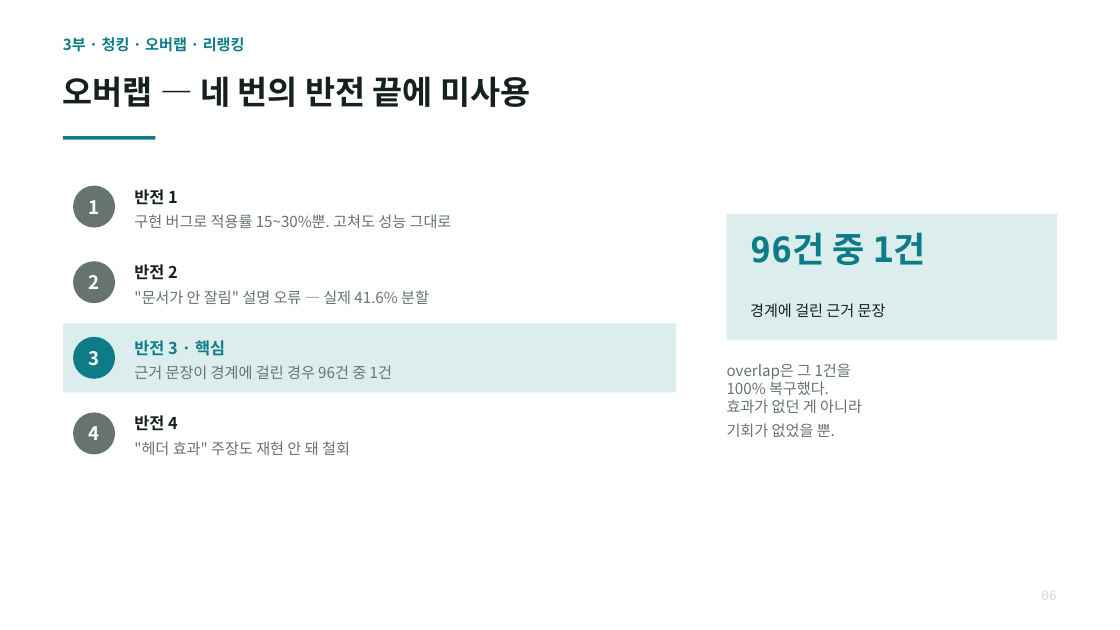
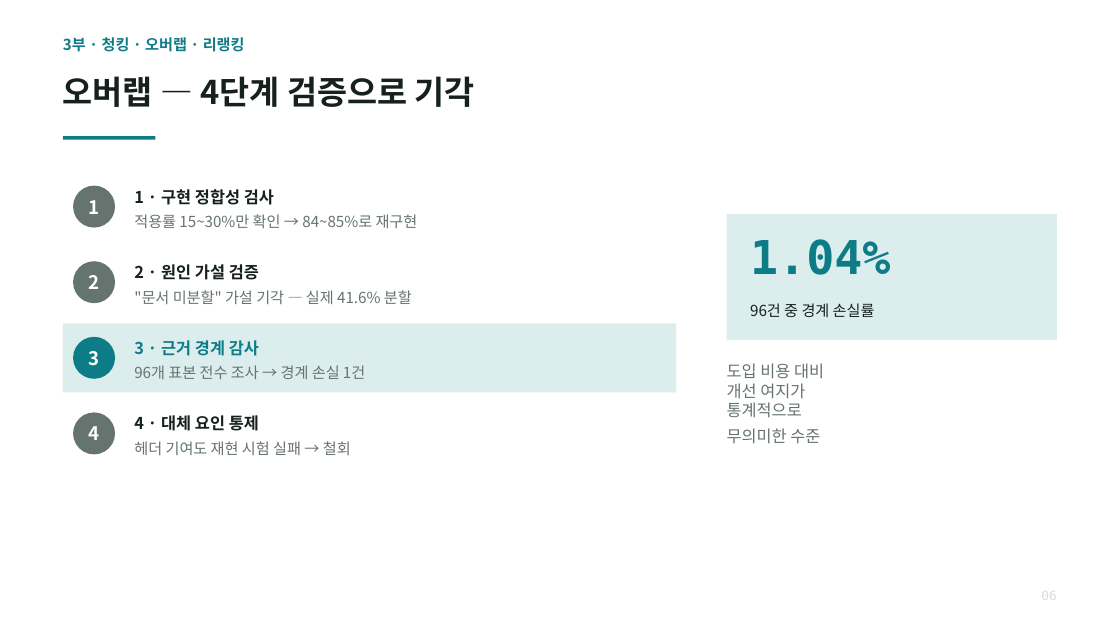
Before and after one commit to SeongHuni/Kumoh_SE_Mentoring_Bot, a slide deck: slide 7 of docs/SE챗봇_RAG_최종발표.pptx. Drawn at 1120x630 pixels with LibreOffice and Linux fonts; fonts in the diff are those of the drawing. Boxes give left, top, right and bottom in pixels: in the first picture for what was removed or moved away, otherwise in the second. Text is boxed around its words. In the diff, an @@ line names an element or a change of style, - is before the commit and + after.

```diff
--- a/docs/SE챗봇_RAG_최종발표.pptx
+++ b/docs/SE챗봇_RAG_최종발표.pptx
@@ text at (63,76,475,107): text changed @@
-오버랩 — 네 번의 반전 끝에 미사용
+오버랩 — 4단계 검증으로 기각
@@ text at (134,189,418,228): text changed @@
-반전 1
-구현 버그로 적용률 15~30%뿐. 고쳐도 성능 그대로
+1 · 구현 정합성 검사
+적용률 15~30%만 확인 → 84~85%로 재구현
@@ text at (750,239,890,275): text changed; size 30 to 40 pt @@
-96건 중 1건
+1.04%
@@ text at (134,264,412,304): text changed @@
-반전 2
-"문서가 안 잘림" 설명 오류 — 실제 41.6% 분할
+2 · 원인 가설 검증
+"문서 미분할" 가설 기각 — 실제 41.6% 분할
@@ text at (750,303,875,317): text changed @@
-경계에 걸린 근거 문장
+96건 중 경계 손실률
@@ text at (134,340,365,379): text changed @@
-반전 3 · 핵심
-근거 문장이 경계에 걸린 경우 96건 중 1건
+3 · 근거 경계 감사
+96개 표본 전수 조사 → 경계 손실 1건
@@ text at (727,363,824,444): text changed; size 13 to 14 pt @@
-overlap은 그 1건을
-100% 복구했다.
-효과가 없던 게 아니라
-기회가 없었을 뿐.
+도입 비용 대비
+개선 여지가
+통계적으로
+무의미한 수준
@@ text at (134,415,351,455): text changed @@
-반전 4
-"헤더 효과" 주장도 재현 안 돼 철회
+4 · 대체 요인 통제
+헤더 기여도 재현 시험 실패 → 철회
```
Also in this commit, not shown: 3 other slides changed, 1 slide added, 1 slide removed, 2 other files.
